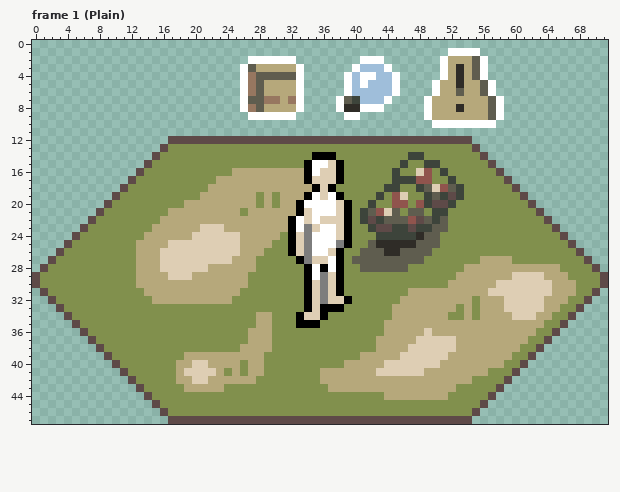
Edited in one commit: pixel-art file (Resources/Aseprite/tiles.aseprite). Above: the version before the commit.
72x48 pixels, 5 frames. Shown: frame 1 (Plain). The commit also changed other frames, which this record leaves out.
Now the later version:
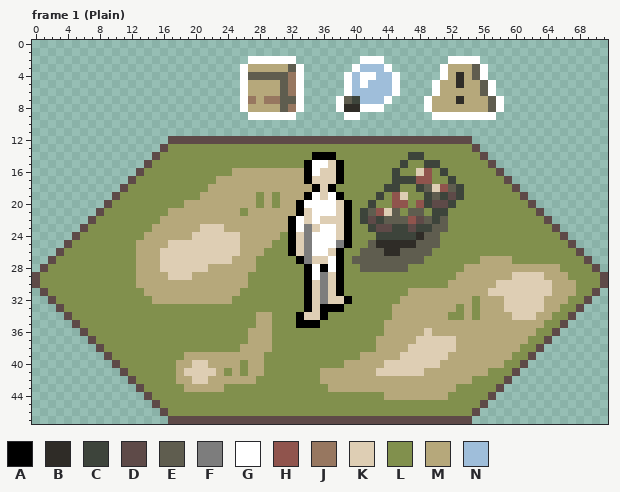
Palette (. is transparent): A #000000  B #2f2c27  C #3d443b  D #5e4a48  E #5f5d4f  F #7d7d7d  G #ffffff  H #90544d  J #977760  K #deceb4  L #81904d  M #b6a87b  N #9fbeda
Changes in this commit:
Frame 1 (Plain), layer "ui":
Colour B replaces colour M in row 7 at x 53.
Colour E replaces colour J in row 4 at x 27; in row 7 at x 32.
Colour E replaces colour M in row 3 at x 32; in rows 5 to 8 at x 31.
Colour G replaces colour E in row 2 at x 55; in row 9 at x 57.
Colour G replaces colour M in row 2 at x 52 to 54; in row 9 at x 50 to 56.
Colour J replaces colour E in row 4 at x 32; in row 7 at x 27.
Colour J replaces colour M in rows 5 to 6 at x 32; in row 8 at x 32.
Colour M replaces colour B in row 3 at x 53; in row 8 at x 53.
Colour M replaces colour E in row 3 at x 27; in row 5 at x 28; in row 6 at x 28 and 53; in rows 7 to 8 at x 28.
Colour M replaces colour J in rows 5 to 6 at x 27; in row 8 at x 27.
The edit erases colour G in row 1 at x 52 to 55; in row 2 at x 51 and 56; in row 9 at x 49 and 58; in row 10 at x 50 to 57.
